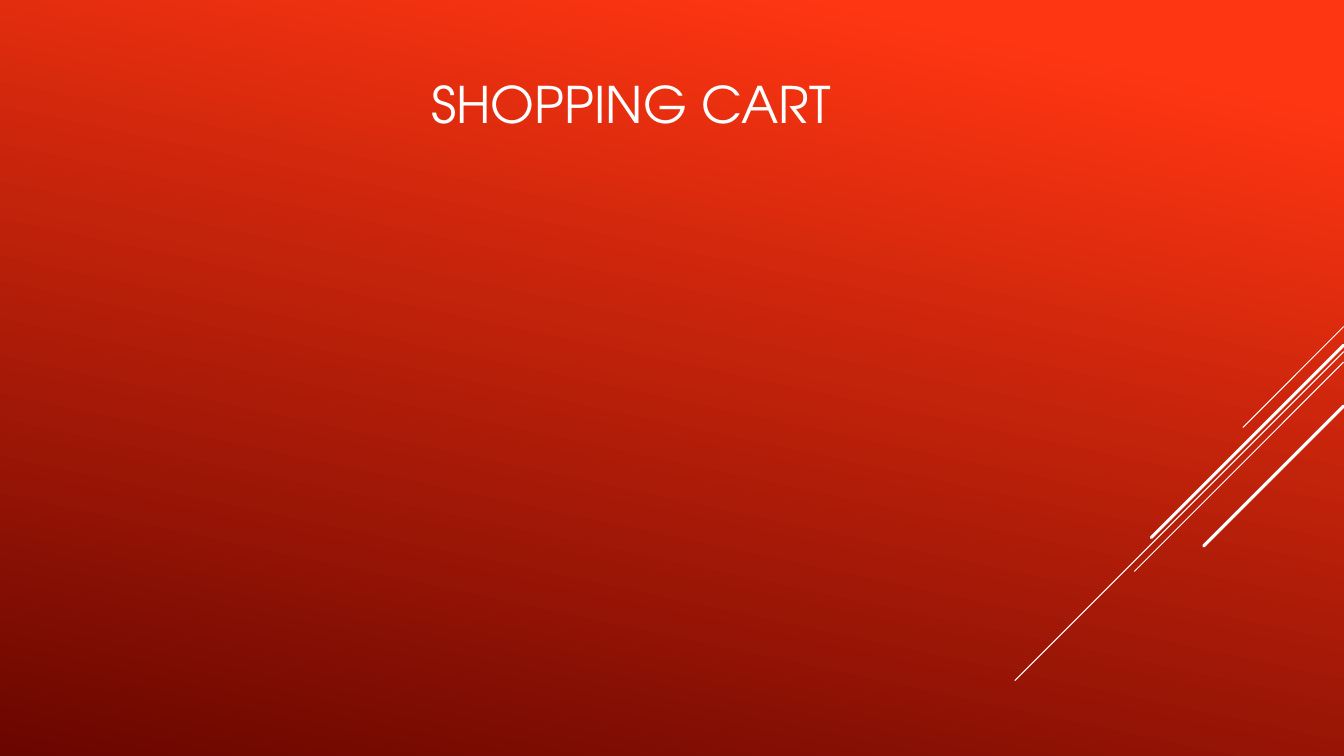
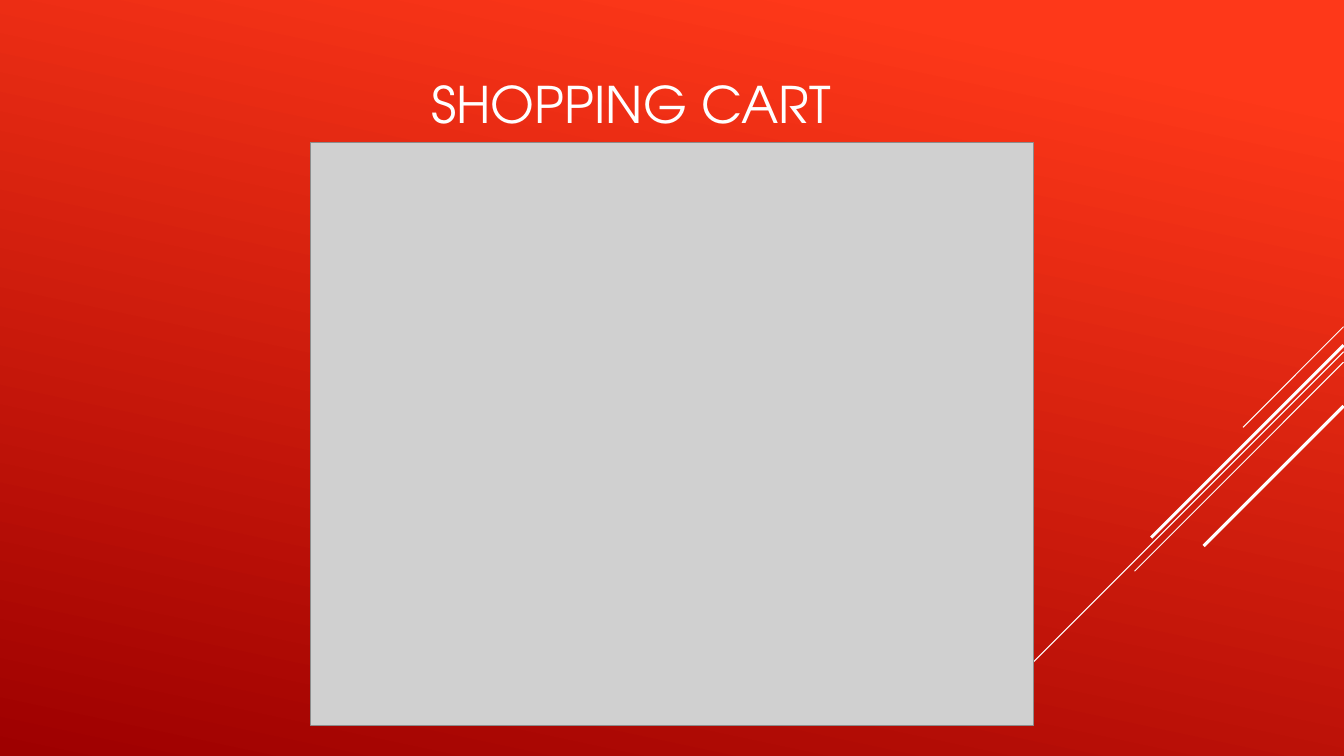
Before and after one commit to tajaniz95/WebProgrammingProjects, a slide deck: slide 8 of Project4/Online virtual agent.pptx (slide 9 before the commit). Drawn at 1344x756 pixels with LibreOffice and Linux fonts; fonts in the diff are those of the drawing; grey boxes stand for pictures. Boxes give left, top, right and bottom in pixels: in the first picture for what was removed or moved away, otherwise in the second. Text is boxed around its words. In the diff, an @@ line names an element or a change of style, - is before the commit and + after.

```diff
--- a/Project4/Online virtual agent.pptx
+++ b/Project4/Online virtual agent.pptx
@@ background gradient #FF3712 to #6A0600 to gradient #FE3819 to #9E0000 @@
@@ title "SHOPPING CART" at (431,85,830,147): indent changed @@
@@ picture added at (311,143,1034,726) @@
```
Also in this commit, not shown: 9 other slides changed, 1 slide added, 2 slides removed, 31 other files.
